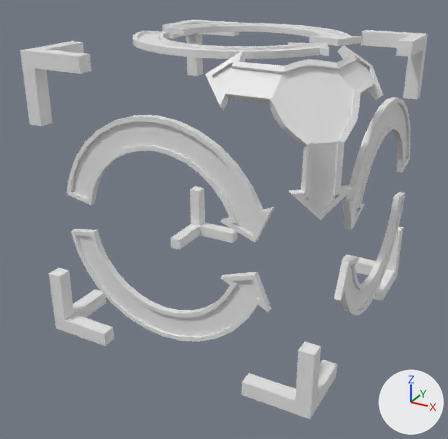
An edit to the Blender file Assets/Meshes/Selection.blend, drawn before and after from the same camera.
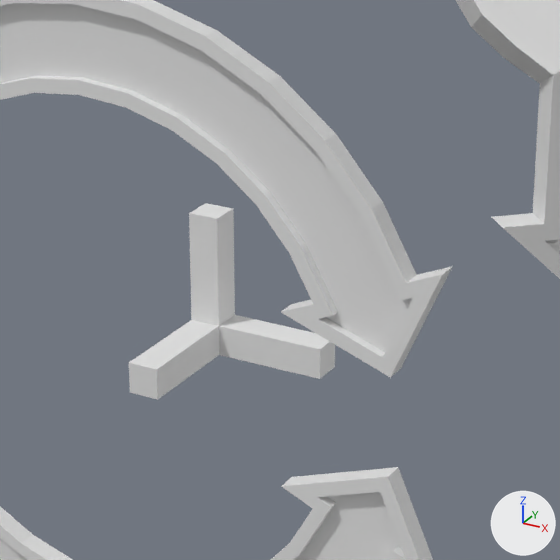
There are two pictures of each version: one whole from a camera (50 mm lens) standing at (0.978, -1.901, 0.788) and looking at (-0.009, -0.107, -0.109), one close up on the part from 29% to 69% of the width and 27% to 69% of the height. Lighting does not change. The marker at lower right points along +X, +Y and +Z.

Objects in the first close-up: 'Selector', 'TranslateArrows', 'ZCCWArrow', 'ZCWArrow'.
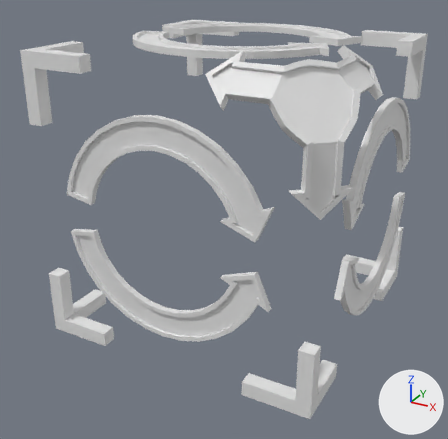
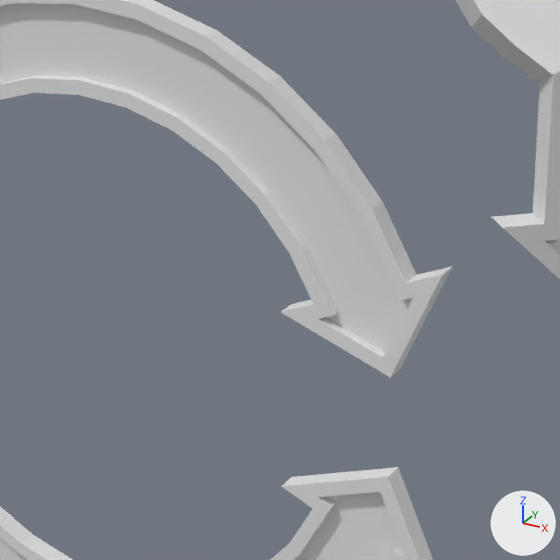
Where the change shows, as pixel boxes [x1, y1, x2, y2] in the close-ups (560 x 560 px):
'Selector', reshaped (not visible afterwards)
    before: [129, 203, 335, 399]

Patch to the scene script:
```diff
--- a/Assets/Meshes/Selection.blend.py
+++ b/Assets/Meshes/Selection.blend.py
@@ me_cube @@
 me_cube.from_pydata(...)  # 119 vertices, 105 faces; spans x -0.5..0.5, y -0.5..0.5, z -0.5..0.5
 # used by ob_selector; location = (0.0, 0.0, 0.0); rotation_euler = (1.571, 0.0, 0.0), in degrees (90, 0, 0)
+# me_cube part 1: the loose piece of 17 vertices spanning x -0.5..-0.27, y -0.5..-0.27, z -0.5..-0.27 is deleted
```
